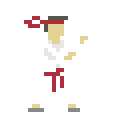
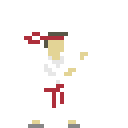
Comparing the layer stacks of the two 128 x 128 images. Changes:
renamed "player1#1" to "PlayerR2.png", painted on it over left=24, top=16, right=88, bottom=128
